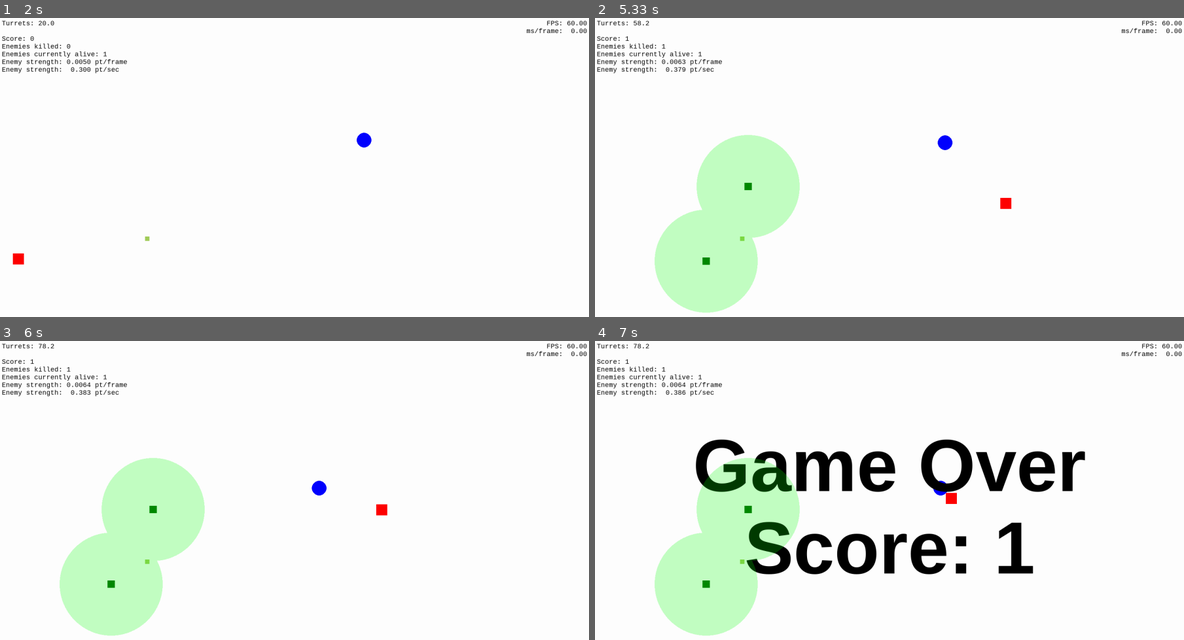
Above: before the commit, frames 1-4 (two rows, left to right).
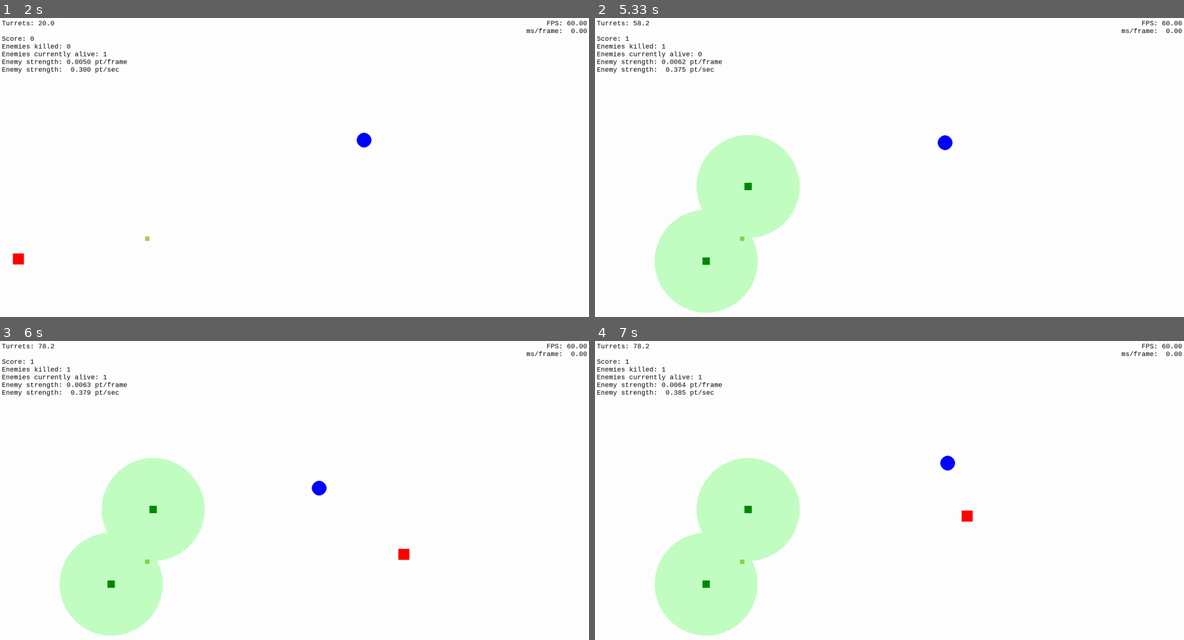
Above: after the commit, the same moments.

Repository: MarcellPerger1/game_with_pygame
Game: pygame game, started from main.py
Same seed, same stepped clock (60 frames per second), same inputs: the game is played once before the commit and once after it.
Inputs (mouse positions are in pixels of both pictures, inside the frame that each line leads up to):
- Up to frame 1 (2 s): hold P 0.33-0.8 s; hold Right 0.33-0.8 s; hold Right 0.83-1.3 s; hold Up 1.33-1.63 s; hold Right from 1.67 s (still down); tap T at 1.82 s
- Up to frame 2 (5.33 s): release Right at 2.13 s; click (748, 185) at 2.22 s; hold Left 2.5-3.03 s; hold Down 3.07-3.37 s; tap T at 3.22, 4.32 s; click (706, 260) at 3.45 s; hold Left 3.73-4.13 s; hold Up 4.17-4.53 s; hold Right 4.57-5.2 s; hold Down from 5.23 s (still down)
- Up to frame 3 (6 s): release Down at 5.6 s; hold Left from 5.63 s (still down); tap T at 5.78 s
- Up to frame 4 (7 s): release Left at 6.1 s; hold Right 6.13-6.6 s; hold Up 6.63-6.93 s; hold Right from 6.97 s (still down)

Frame 1 is identical in both runs. In frame 2, less than 0.1% of the frame differs, in the area x 14-71%, y 11-64%; in frame 3, 0.2%; in frame 4, 8.3%, in the area x 14-84%, y 16-79%.

Commit message:
refactor: Add more logging

Diff:
--- a/main.py
+++ b/main.py
@@ -160,6 +160,7 @@
 
     def post_quit(self):
         if self.perf_mgr.mem_snapshot:
+            self.log.info("Processing and printing snapshot...")
             self.perf_mgr.print_snapshot()
 
     def do_one_frame(self):
@@ -230,7 +231,9 @@
     def handle_events(self):
         for event in pg.event.get():
             if event.type == pg.QUIT:
+                self.log.info("Taking memory snapshot")
                 self.perf_mgr.take_snapshot()
+                self.log.info("Memory snapshot taken")
                 raise PGExit
             if event.type == pg.KEYDOWN and event.key == pg.K_p:
                 self.perf_mgr.take_cpu_profile()
@@ -312,7 +315,7 @@
             m += Vec2(1, 0)
         if m.length_squared() != 0:
             m = m.normalize() * SPEED
-            self.set_pos(self.pos + m)
+            self.pos += m
 
     def update(self, *args: Any, **kwargs: Any) -> None:
         self.handle_movement()
@@ -416,8 +419,9 @@
 
     @trigger_once
     def place_turret(self):
-        self.game.enemy_spawner.enable()
+        self.game.enemy_spawner.enable(delay=40)
         self.game.initial_enemy.immobile = False
+        self.log.info("Tutorial finished, entering main game.")
 
 
 def main():
